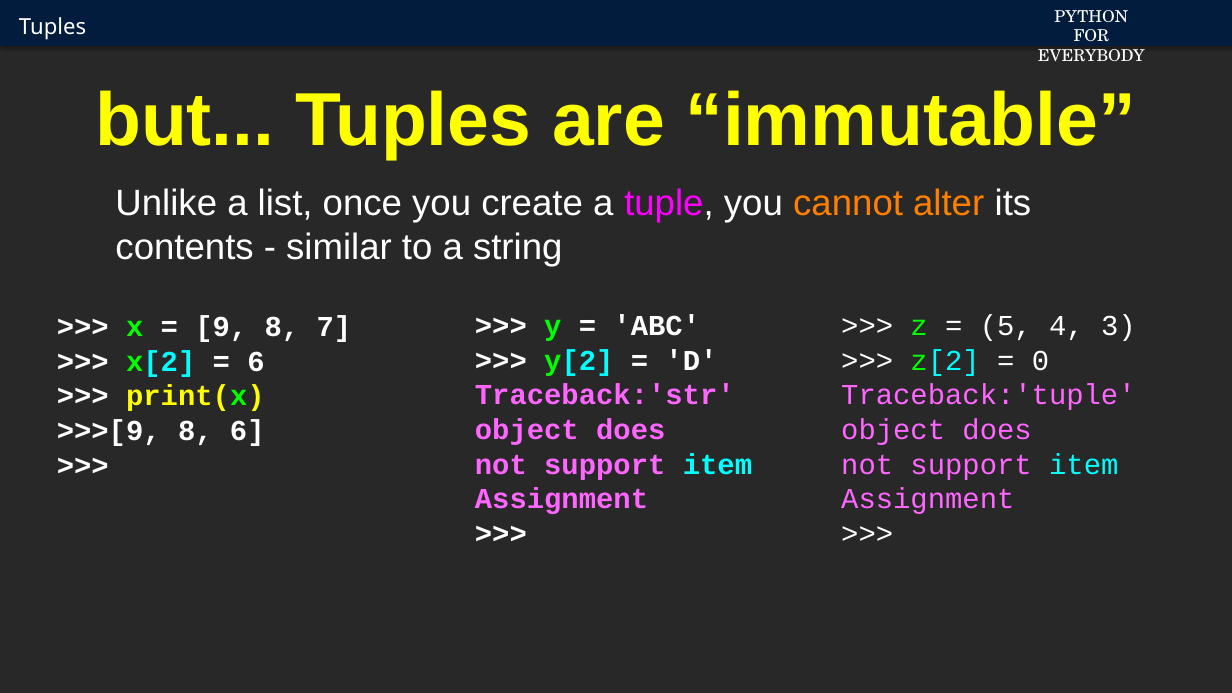
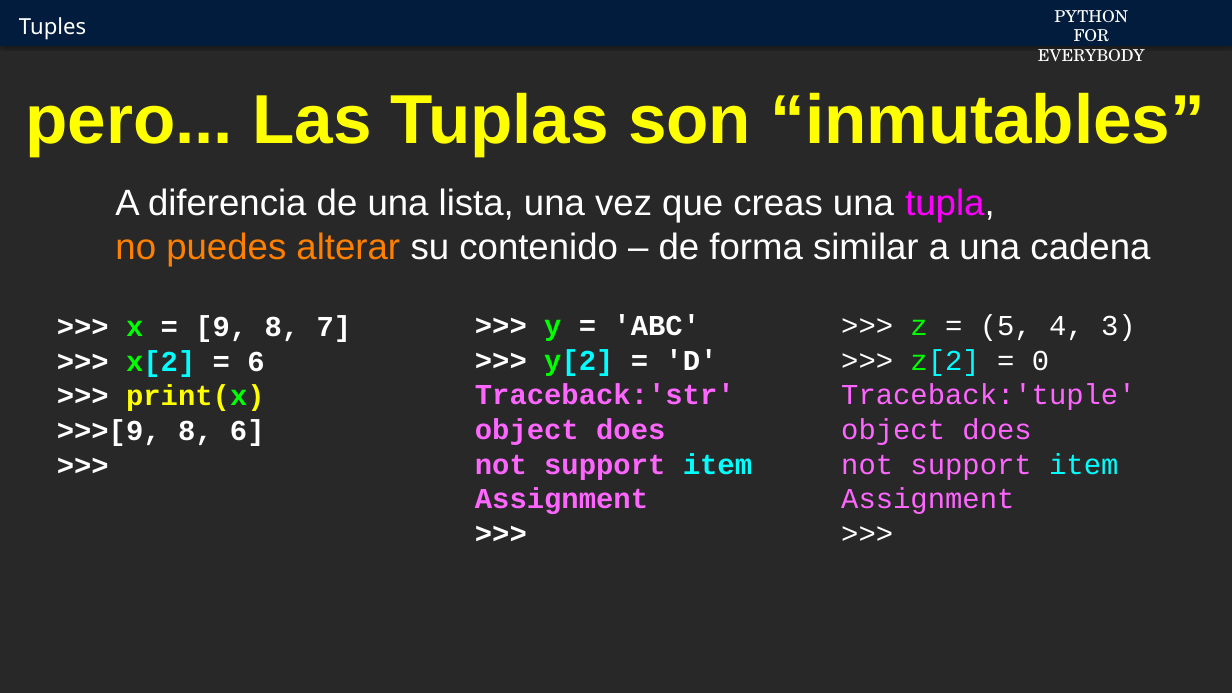
Before and after one commit to csev/py4e, a slide deck: slide 3 of ai/10.1.pptx. Drawn at 1232x693 pixels with LibreOffice and Linux fonts; fonts in the diff are those of the drawing; background and template pictures are left out. Boxes give left, top, right and bottom in pixels: in the first picture for what was removed or moved away, otherwise in the second. Text is boxed around its words. In the diff, an @@ line names an element or a change of style, - is before the commit and + after.

```diff
--- a/ai/10.1.pptx
+++ b/ai/10.1.pptx
@@ title at (26,92,1205,156): text changed; size 78 to 72 pt @@
-but... Tuples are “immutable”
+pero... Las Tuplas son “inmutables”
@@ text at (115,188,1150,267): text changed @@
-Unlike a list, once you create a tuple, you cannot alter its contents - similar to a string
+A diferencia de una lista, una vez que creas una tupla,
+no puedes alterar su contenido – de forma similar a una cadena
```
Also in this commit, not shown: 13 other slides changed, 2 slides added, 2 slides removed.
